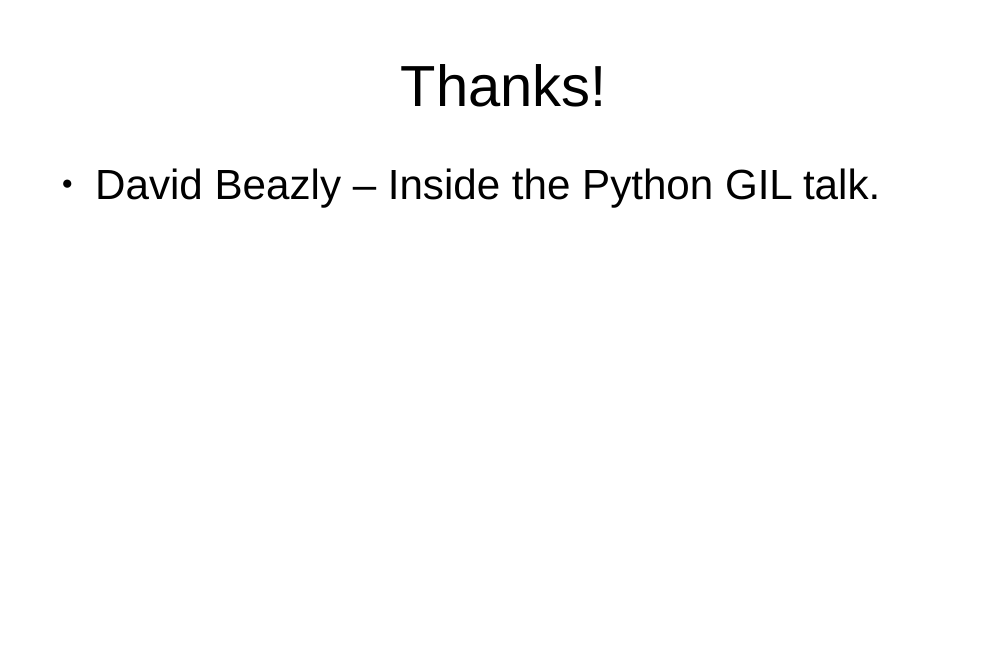
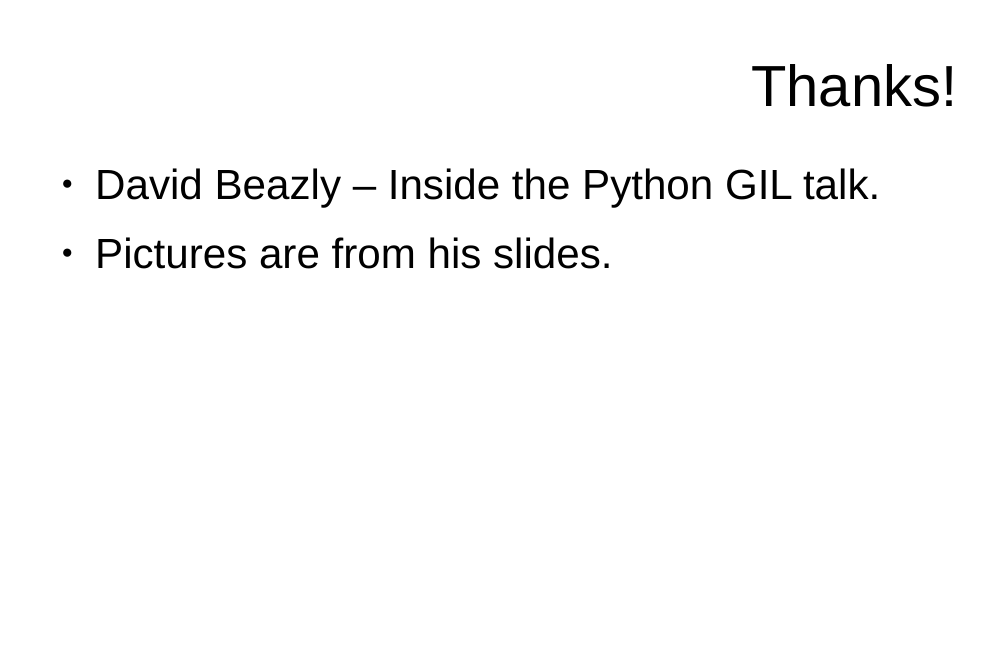
Before and after one commit to uthcode/learntosolveit, a slide deck: slide 3 of scipy09/gil.odp. Drawn at 1008x672 pixels with LibreOffice and Linux fonts; fonts in the diff are those of the drawing. Boxes give left, top, right and bottom in pixels: in the first picture for what was removed or moved away, otherwise in the second. Text is boxed around its words. In the diff, an @@ line names an element or a change of style, - is before the commit and + after.

```diff
--- a/scipy09/gil.odp
+++ b/scipy09/gil.odp
@@ title "Thanks!" at box(751, 64, 957, 107): alignment centre to right @@
@@ text at box(95, 237, 612, 269): paragraph added @@
+● Pictures are from his slides.
```
Also in this commit, not shown: 3 other slides changed, 2 slides added, 3 other files.
